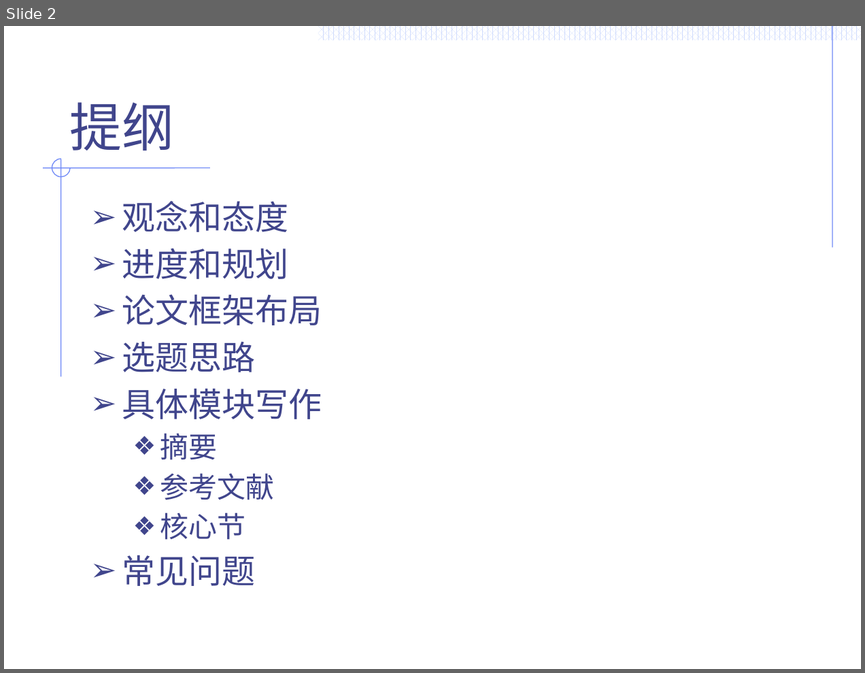
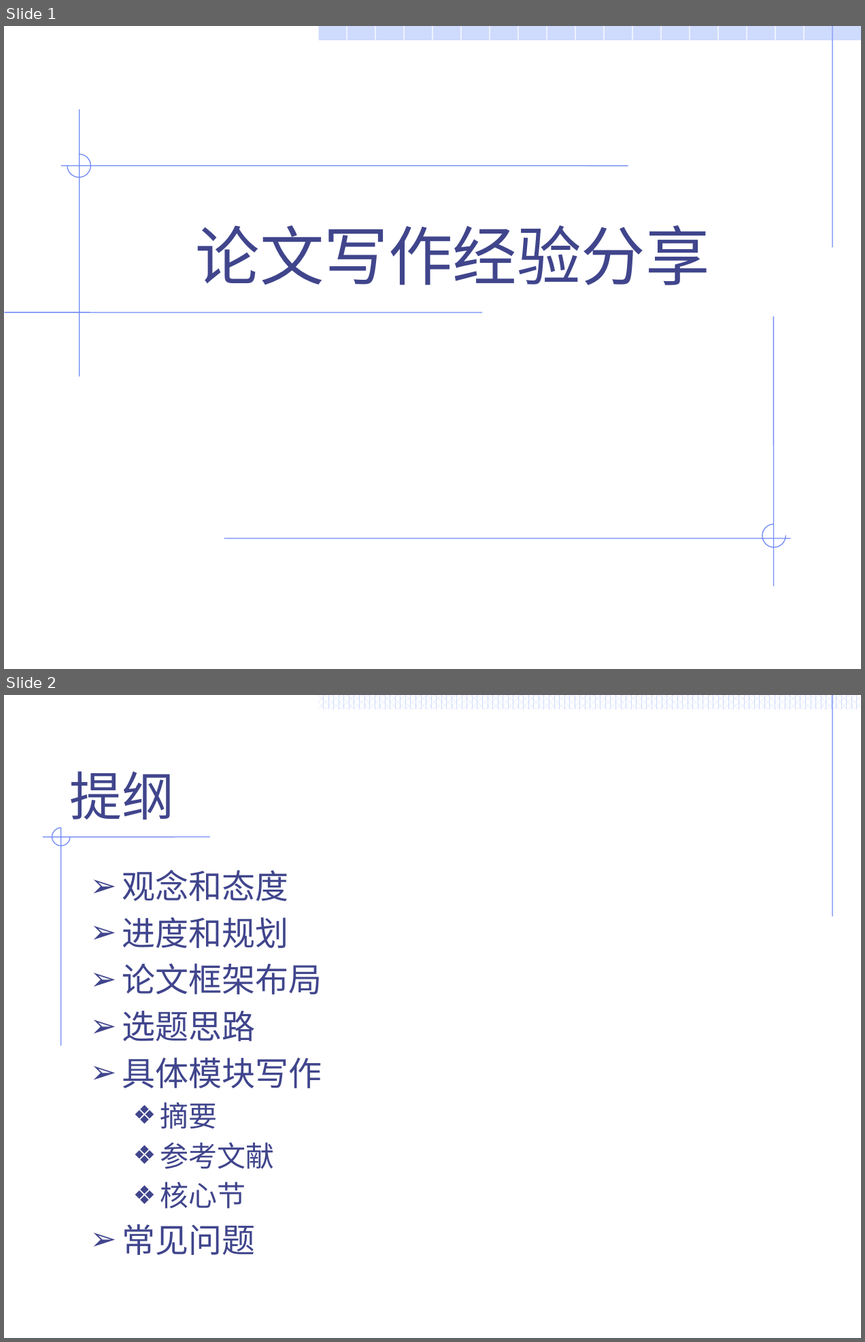
Before and after one commit to visionwang/beaver, a slide deck: 07教育/02论文/论文经验分享v20161201.pptx. Shown one above the other, each under a label of ours: slide 2 before the commit, slides 1 and 2 after it. The pictures are 865x673 and 865x1342 pixels, drawn with LibreOffice and Linux fonts; fonts in the diff are those of the drawing. Boxes give left, top, right and bottom in pixels: in the first picture for what was removed or moved away, otherwise in the second. Text is boxed around its words. In the diff, an @@ line names an element or a change of style, - is before the commit and + after.

Commit message:
不上论文要求

```diff
--- a/07教育/02论文/论文经验分享v20161201.pptx
+++ b/07教育/02论文/论文经验分享v20161201.pptx
@@ slide 1 added at box(4, 26, 861, 669), background #FFFFFF; not listed: 52 template elements that a slide beside it also shows @@
@@ title added at box(196, 225, 710, 285), 54 pt, text #40458C @@
+论文写作经验分享
@@ group added at box(5, 26, 861, 586): 5 lines, 2 freeform shapes, 1 rectangle @@
```
Also in this commit, not shown: 1 slide removed, 2 other files.
